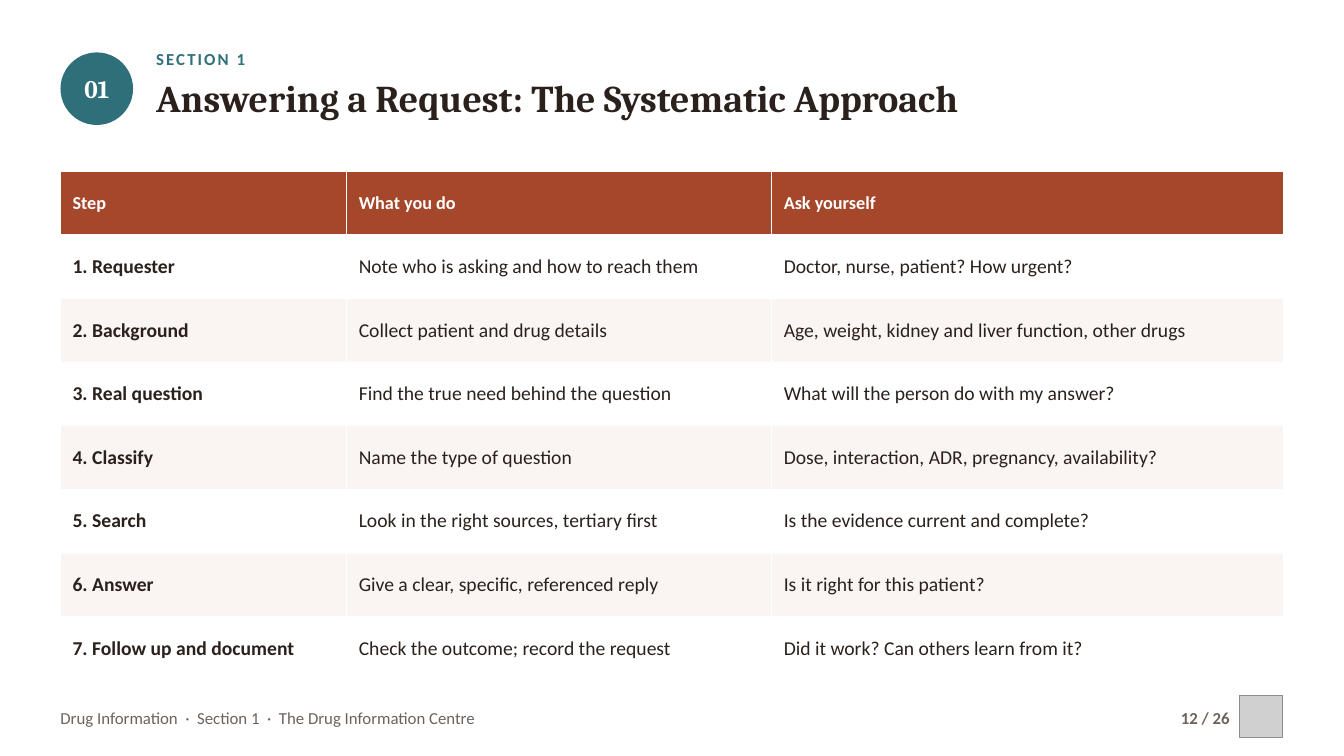
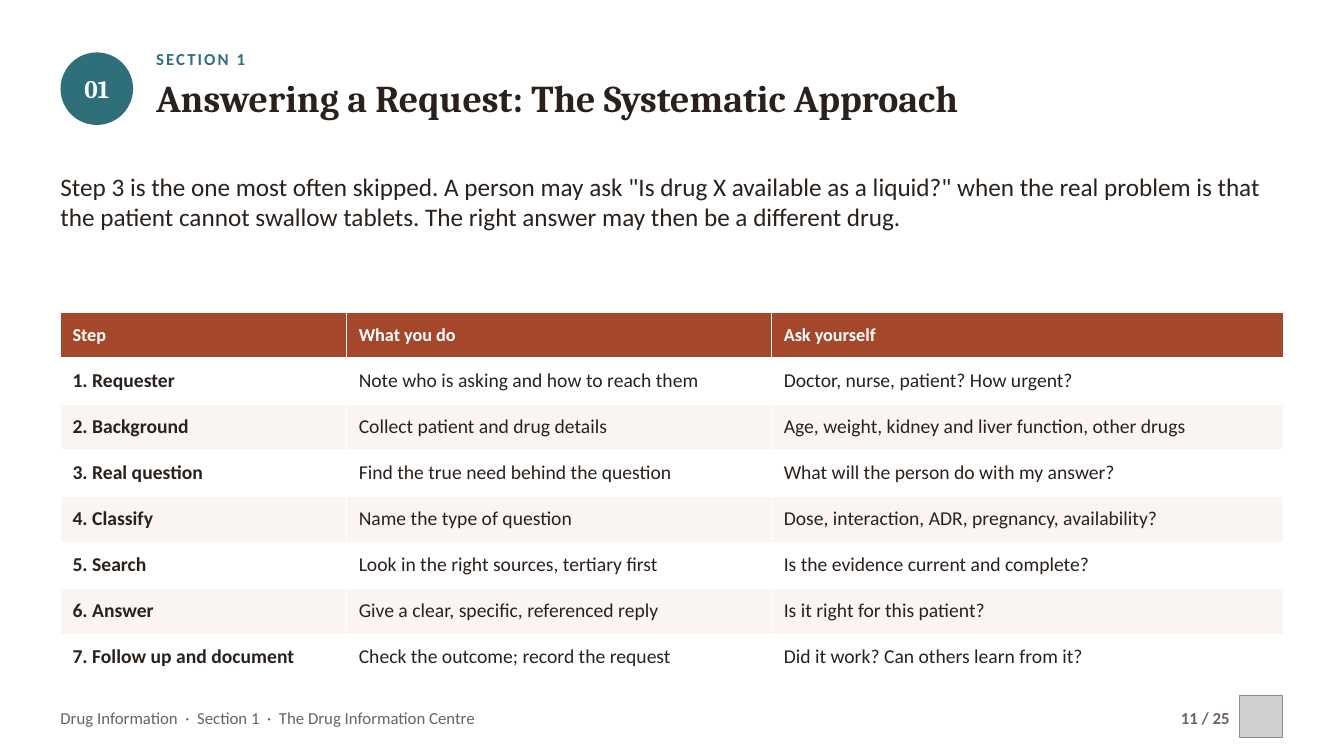
Before and after one commit to drrefaat18-ops/yasser, a slide deck: slide 11 of projects/drug-information-practical/slides/ch01-drug-information-centre.pptx (slide 12 before the commit). Drawn at 1344x756 pixels with LibreOffice and Linux fonts; fonts in the diff are those of the drawing; grey boxes stand for pictures. Boxes give left, top, right and bottom in pixels: in the first picture for what was removed or moved away, otherwise in the second. Text is boxed around its words. In the diff, an @@ line names an element or a change of style, - is before the commit and + after.

```diff
--- a/projects/drug-information-practical/slides/ch01-drug-information-centre.pptx
+++ b/projects/drug-information-practical/slides/ch01-drug-information-centre.pptx
@@ text added at [60, 178, 1260, 231], 18 pt, text #2B211C @@
+Step 3 is the one most often skipped. A person may ask "Is drug X available as a liquid?" when the real problem is that the patient cannot swallow tablets. The right answer may then be a different drug.
@@ table: place and size @@
-table at [60, 171, 1285, 681]
+table at [60, 313, 1285, 681]
@@ text at [1181, 713, 1230, 724]: text changed @@
-12 / 26
+11 / 25
```
Also in this commit, not shown: 22 other slides changed, 1 slide removed, 11 other files.
